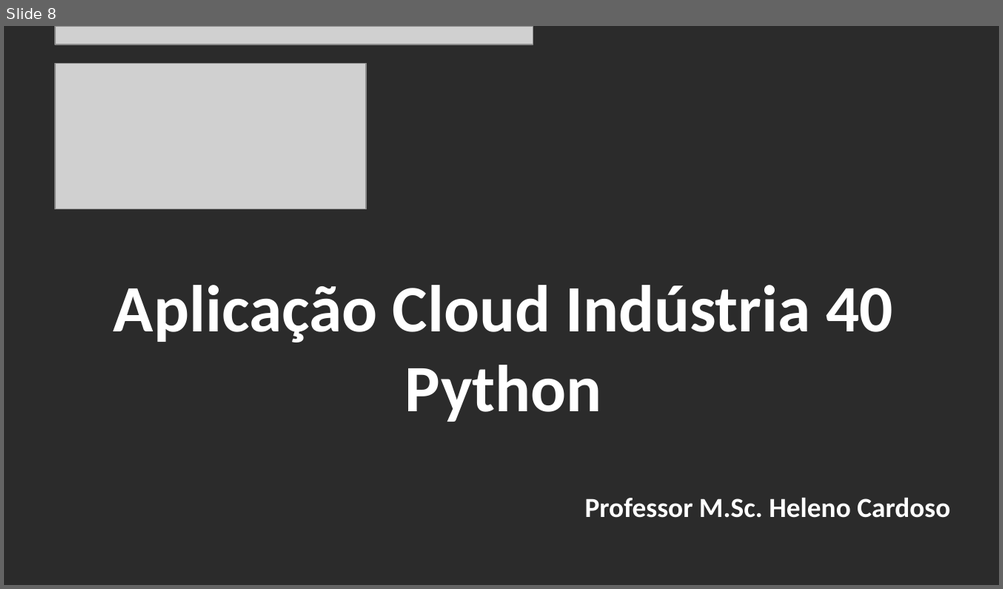
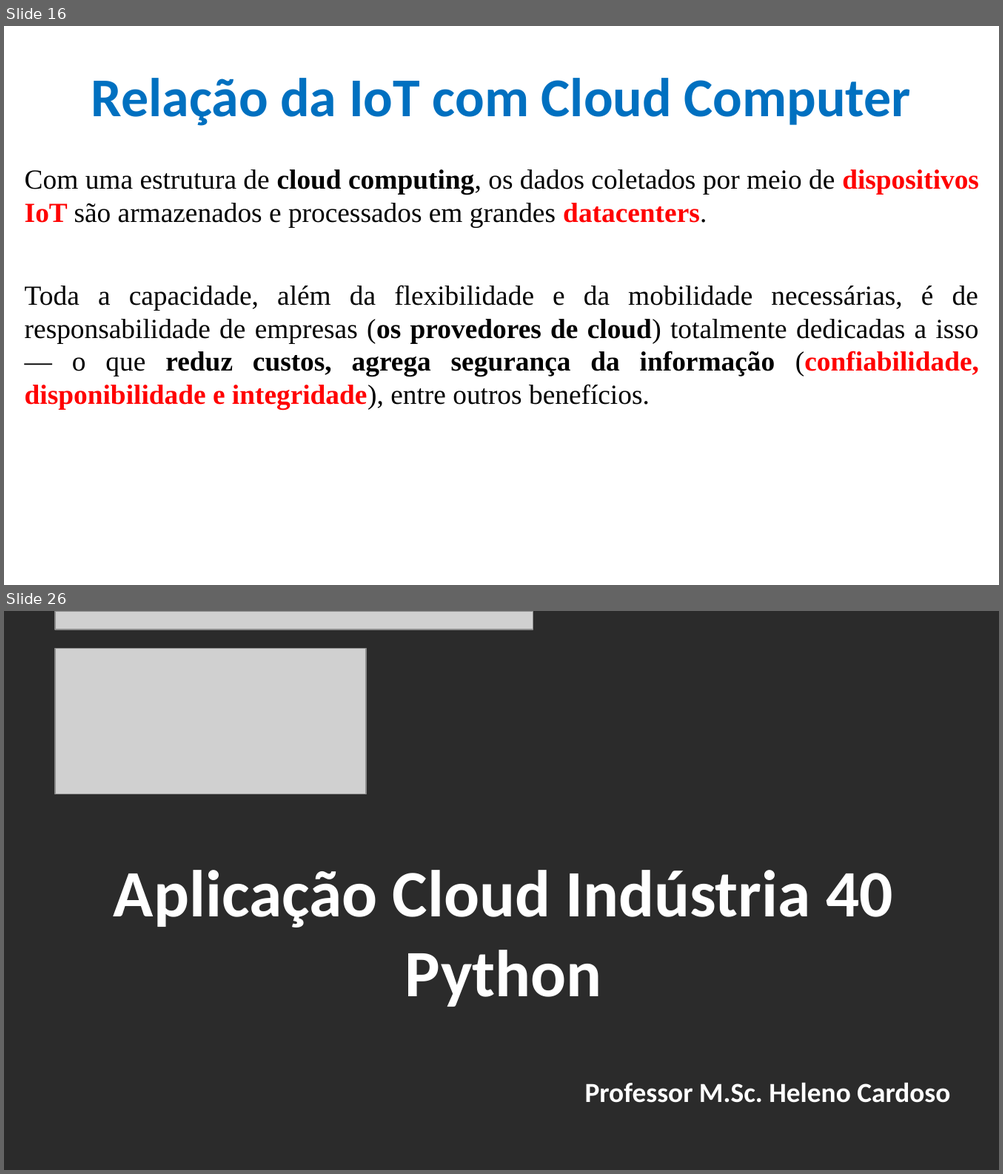
Before and after one commit to CloudEducationBrazil/WydenArea1AplicacaoCloudIndustria40Python, a slide deck: 01 Classes/Aula 09 - Aplicação Cloud Indústria 40 Python IoT - Integração Cloud IoT Características Relevantes.pptx. Shown one above the other, each under a label of ours: slide 8 before the commit, slides 16 and 26 after it; the slides between them are not shown. The pictures are 1003x589 and 1003x1174 pixels, drawn with LibreOffice and Linux fonts; fonts in the diff are those of the drawing; grey boxes stand for pictures; background and template pictures are left out; a plain dark background stands for a picture behind light text. Boxes give left, top, right and bottom in pixels: in the first picture for what was removed or moved away, otherwise in the second. Text is boxed around its words. In the diff, an @@ line names an element or a change of style, - is before the commit and + after.

Commit message:
Aula 09 Cloud IoT Python Indústria 4.0 e Outros 09maio2023

```diff
--- a/01 Classes/Aula 09 - Aplicação Cloud Indústria 40 Python IoT - Integração Cloud IoT Características Relevantes.pptx
+++ b/01 Classes/Aula 09 - Aplicação Cloud Indústria 40 Python IoT - Integração Cloud IoT Características Relevantes.pptx
@@ slide 16 added at (4, 26, 999, 585), background picture (left out) @@
@@ title added at (91, 78, 910, 126), 39.6 pt, text #0070C0, bold @@
+Relação da IoT com Cloud Computer
@@ text added at (25, 170, 979, 410), 20 pt, text #000000 @@
+Com uma estrutura de cloud computing, os dados coletados por meio de dispositivos IoT são armazenados e processados em grandes datacenters.
+Toda a capacidade, além da flexibilidade e da mobilidade necessárias, é de responsabilidade de empresas (os provedores de cloud) totalmente dedicadas a isso — o que reduz custos, agrega segurança da informação (confiabilidade, disponibilidade e integridade), entre outros benefícios.
@@ what was slide 8 is now slide 26 @@
```
Also in this commit, not shown: 5 slides changed, 19 other slides added, 2 slides removed, 4 other files.
